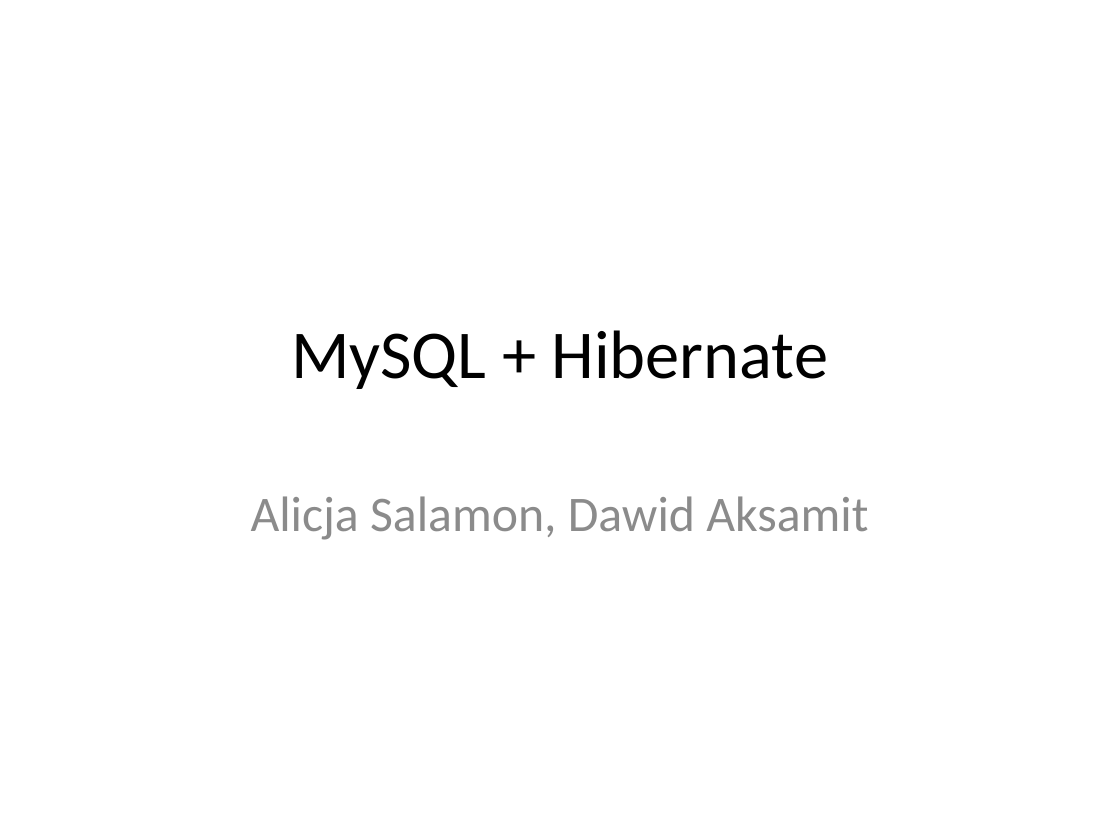
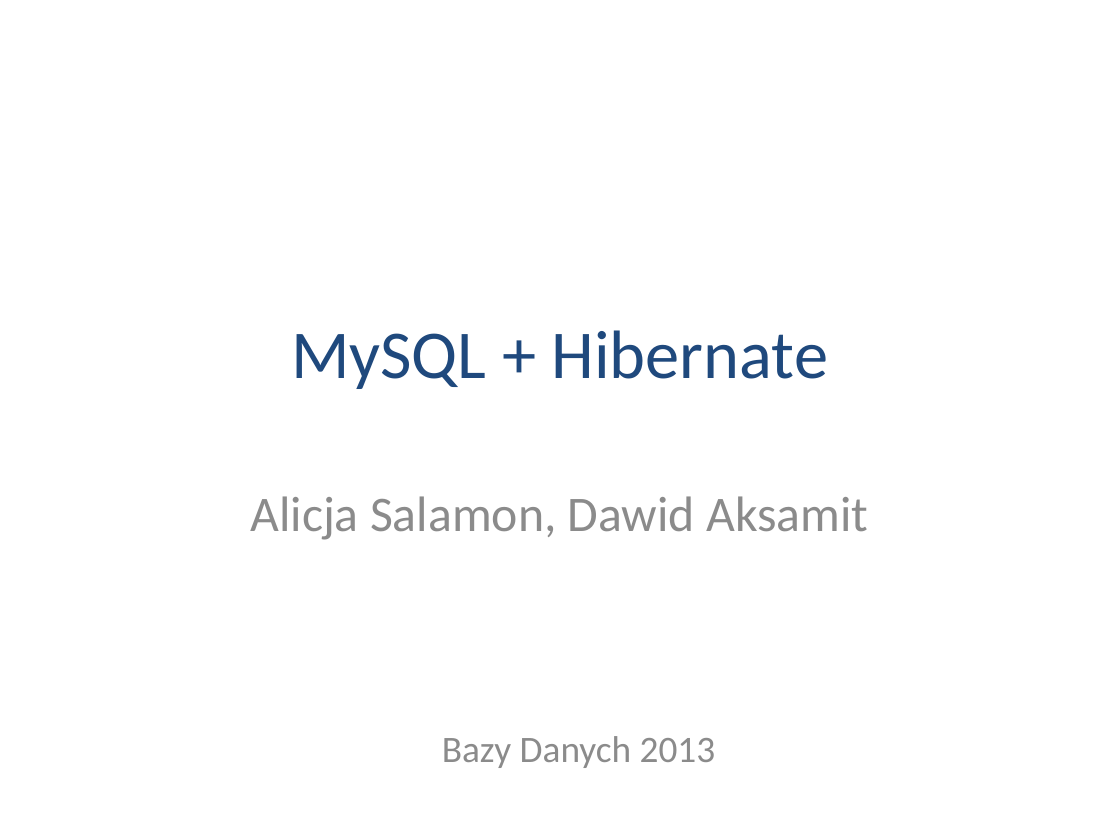
Before and after one commit to alicjasalamon/DB2, a slide deck: slide 1 of MySQL + Hibernate.pptx. Drawn at 1120x840 pixels with LibreOffice and Linux fonts; fonts in the diff are those of the drawing. Boxes give left, top, right and bottom in pixels: in the first picture for what was removed or moved away, otherwise in the second. Text is boxed around its words. In the diff, an @@ line names an element or a change of style, - is before the commit and + after.

Commit message:
Presentation - new colors + agenda

```diff
--- a/MySQL + Hibernate.pptx
+++ b/MySQL + Hibernate.pptx
@@ title "MySQL + Hibernate" at bbox=[291, 330, 828, 389]: text colour #000000 to #1F497D @@
@@ text added at bbox=[442, 736, 716, 768], 24 pt, text #8C8C8C @@
+Bazy Danych 2013
```
Also in this commit, not shown: 24 other slides changed, 2 slides added, 1 slide removed.
